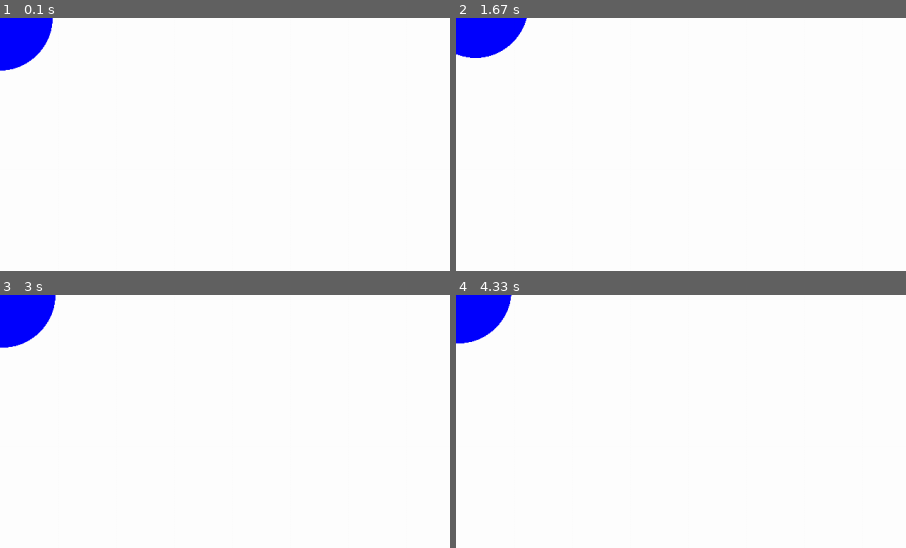
Above: before the commit, frames 1-4 (two rows, left to right).
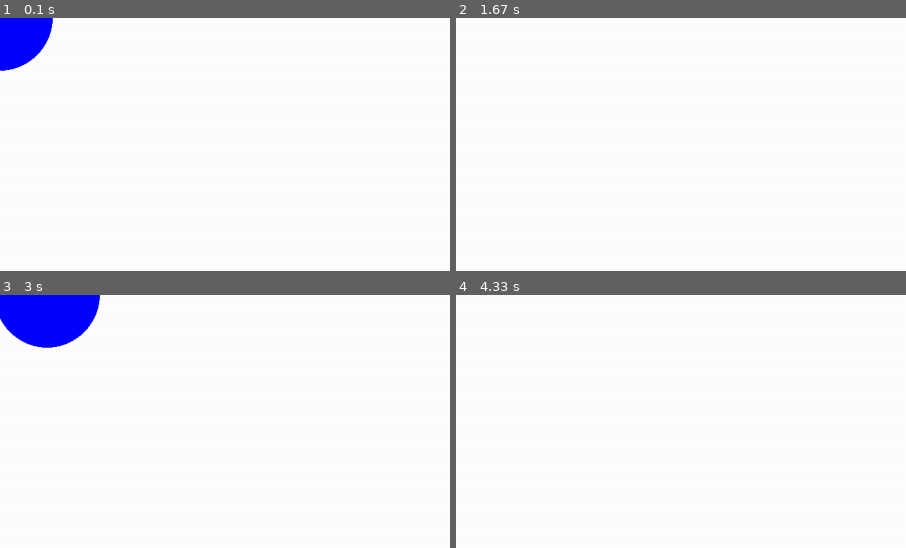
Above: after the commit, the same moments.

Repository: aircrap/ironmandiesinendgame
Game: pygame game, started from pygame-test.py
Same seed, same stepped clock (60 frames per second), same inputs: the game is played once before the commit and once after it.
Inputs:
- Up to frame 1 (0.1 s): no input
- Up to frame 2 (1.67 s): hold D 0.33-0.8 s; hold W 0.83-1.13 s
- Up to frame 3 (3 s): hold S 2.23-2.53 s; hold A 2.57-2.97 s
- Up to frame 4 (4.33 s): hold W 3-3.37 s; hold S from 4.07 s (still down)
The pictures show only the part of the screen within x 0-50%, y 0-50%; the shares and areas given below are measured in that part.
The window is 562x421 before the commit and 900x506 after it. Grey fills any space a smaller window leaves; there, only what the larger window draws over its background counts as a difference.

The runs differ from the first frame. In frame 2, 2.0% of the frame differs, in the area x 0-16%, y 0-16%; in frame 3, 2.4%, in the area x 0-23%, y 0-21%; in frame 4, 1.9%.

Commit message:
+ added frame limiter

Diff:
--- a/pygame-test.py
+++ b/pygame-test.py
@@ -1,4 +1,7 @@
 import pygame
+
+def clamp (val, low, high):
+    return max (low, min (val, high))
 
 # Simple Controls handler using boolean states
 class Controller:
@@ -12,13 +15,13 @@
     def check_events (self, key, eventUp):
         self.holds [key] = eventUp == pygame.KEYDOWN
 
-    def get_hold (self, key):
+    def get_hold (self, key) -> bool:
         return self.holds [key]
 
-    def get_direction_x (self):
+    def get_direction_x (self) -> int:
         return self.holds [pygame.K_d] - self.holds [pygame.K_a]
 
-    def get_direction_y (self):
+    def get_direction_y (self) -> int:
         return self.holds [pygame.K_s] - self.holds [pygame.K_w]
 
 # declare our controller
@@ -26,25 +29,32 @@
 
 # basic pygame window setup, keep screen variable for rendering
 pygame.init()
-screen = pygame.display.set_mode([800, 600])
+screen = pygame.display.set_mode([1280, 720])
 pygame.display.set_caption ("ubuntu lmao")
 
-x = 0
-y = 0
+x = 0.0
+y = 0.0
 
+# clock keeps the framerate at 60FPS while making sure the game runs
+# at a constant speed
+clock = pygame.time.Clock()
 running = True
 while running:
+    deltaTime = clock.tick(60)
+
     for event in pygame.event.get():
         if event.type == pygame.QUIT:
             running = False
-        elif event.type == pygame.KEYDOWN or event.type == pygame.KEYUP:
+        elif event.type == pygame.KEYDOWN:
+            gamecon.check_events (event.key, event.type)
+        elif event.type == pygame.KEYUP:
             gamecon.check_events (event.key, event.type)
 
-    x += gamecon.get_direction_x()
-    y += gamecon.get_direction_y()
+    x += gamecon.get_direction_x() * deltaTime
+    y += gamecon.get_direction_y() * deltaTime
 
     screen.fill((255, 255, 255))
-    pygame.draw.circle(screen, (0, 0, 255), (x, y), 75)
+    pygame.draw.circle(screen, (0, 0, 255), (int (x), int (y)), 75)
     pygame.display.flip()
 
 pygame.quit()
